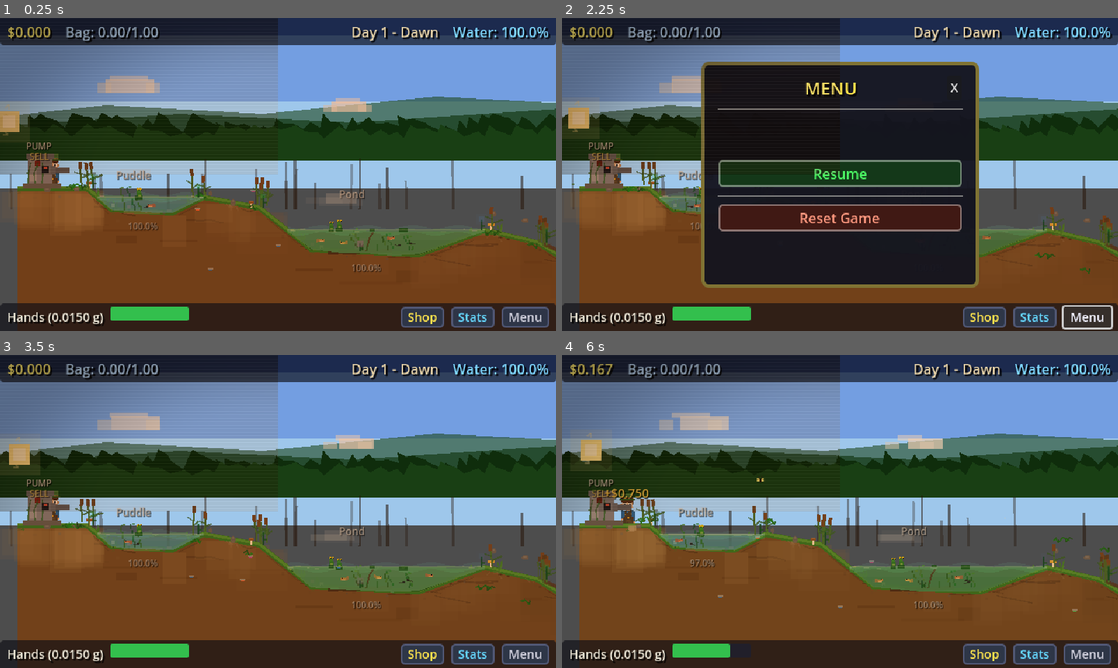
Above: before the commit, frames 1-4 (two rows, left to right).
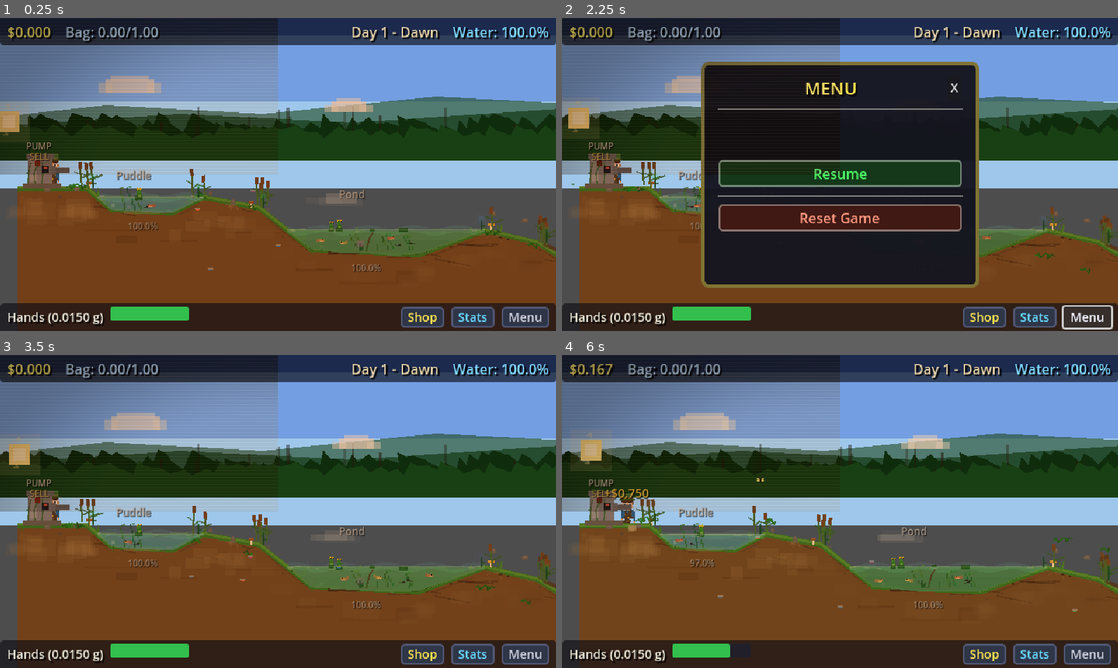
Above: after the commit, the same moments.

Repository: mattmascolo/DrainTheSwamp
Game: Godot game, scene res://scenes/main.tscn
Same seed, same stepped clock (60 frames per second), same inputs: the game is played once before the commit and once after it.
Inputs:
- Up to frame 1 (0.25 s): no input
- Up to frame 2 (2.25 s): click "Shop" at 0.5 s; click "Stats" at 1.25 s; click "Menu" at 2 s
- Up to frame 3 (3.5 s): click "Resume" at 2.75 s
- Up to frame 4 (6 s): tap Enter at 3.5 s; hold D (move_right) 3.53-4.25 s; tap Space (scoop) at 3.6, 5.1, 5.85 s; click "X" at 4.25 s; hold D (move_right) 5.03-5.78 s; hold A (move_left) from 5.78 s (still down)

The runs differ from the first frame. In frame 1, 1.2% of the frame differs, in the area x 1-95%, y 18-73%; in frame 2, 0.6%; in frame 3, 1.4%; in frame 4, 1.6%.
Error before the commit: Invalid call. Nonexistent function 'get_carrying_capacity' in base 'Node (game_manager.gd)'. (res://scripts/player/player.gd:185)
Error after the commit: Invalid call. Nonexistent function 'get_carrying_capacity' in base 'Node (game_manager.gd)'. (res://scripts/player/player.gd:193)

Commit message:
Fix cloud drift bug causing ghost block in top-left sky, misc visual fixes
Cloud parts (puffs, highlight) used absolute world coords and only the
main body drifted, leaving orphaned semi-transparent blocks in the sky.
Restructured clouds to use local offsets under a moving parent group.
Also fixes tree trunks onto parallax layer, splits pants for walking
animation, and pushes terrain zone patches deeper below surface.

Co-Authored-By: Claude Opus 4.6 <noreply@anthropic.com>

Diff:
--- a/scenes/player/player.tscn
+++ b/scenes/player/player.tscn
@@ -59,19 +59,19 @@
 offset_bottom = -5.0
 color = Color(0.38, 0.28, 0.16, 1)
 
-[node name="Pants" type="ColorRect" parent="Visual"]
+[node name="PantsLeft" type="ColorRect" parent="Visual"]
 offset_left = -6.0
 offset_top = -14.0
-offset_right = 6.0
+offset_right = -1.0
 offset_bottom = -8.0
 color = Color(0.3, 0.25, 0.18, 1)
 
-[node name="PantsSeam" type="ColorRect" parent="Visual"]
-offset_left = -0.5
+[node name="PantsRight" type="ColorRect" parent="Visual"]
+offset_left = 1.0
 offset_top = -14.0
-offset_right = 0.5
+offset_right = 6.0
 offset_bottom = -8.0
-color = Color(0.25, 0.2, 0.14, 1)
+color = Color(0.28, 0.23, 0.16, 1)
 
 [node name="Belt" type="ColorRect" parent="Visual"]
 offset_left = -6.0
--- a/scripts/game_world.gd
+++ b/scripts/game_world.gd
@@ -37,7 +37,7 @@
 var water_walls: Array = []
 var swamp_labels: Array[Label] = []
 var swamp_percent_labels: Array[Label] = []
-var clouds: Array[ColorRect] = []
+var clouds: Array[Node2D] = []
 var cattails: Array[Node2D] = []
 var stars: Array[ColorRect] = []
 var fireflies: Array[Dictionary] = []
@@ -336,37 +336,37 @@
 	for cd in cloud_data:
 		var cloud_group := Node2D.new()
 		cloud_group.z_index = -8
+		cloud_group.position = Vector2(cd["x"], cd["y"])
 		add_child(cloud_group)
 
-		# Main cloud body
+		# Main cloud body (local coords relative to group)
 		var main := ColorRect.new()
-		main.position = Vector2(cd["x"], cd["y"])
 		main.size = Vector2(cd["w"], cd["h"])
 		main.color = Color(0.92, 0.94, 0.98, 0.7)
 		cloud_group.add_child(main)
 
 		# Cloud puff left
 		var puff_l := ColorRect.new()
-		puff_l.position = Vector2(cd["x"] - 8, cd["y"] + 4)
+		puff_l.position = Vector2(-8, 4)
 		puff_l.size = Vector2(16, cd["h"] - 4)
 		puff_l.color = Color(0.88, 0.92, 0.96, 0.5)
 		cloud_group.add_child(puff_l)
 
 		# Cloud puff right
 		var puff_r := ColorRect.new()
-		puff_r.position = Vector2(cd["x"] + cd["w"] - 8, cd["y"] + 4)
+		puff_r.position = Vector2(cd["w"] - 8, 4)
 		puff_r.size = Vector2(16, cd["h"] - 4)
 		puff_r.color = Color(0.88, 0.92, 0.96, 0.5)
 		cloud_group.add_child(puff_r)
 
 		# Cloud highlight top
 		var highlight := ColorRect.new()
-		highlight.position = Vector2(cd["x"] + 6, cd["y"] - 4)
+		highlight.position = Vector2(6, -4)
 		highlight.size = Vector2(cd["w"] - 12, 6)
 		highlight.color = Color(0.96, 0.97, 1.0, 0.5)
 		cloud_group.add_child(highlight)
 
-		clouds.append(main)
+		clouds.append(cloud_group)
 
 func _build_distant_hills() -> void:
 	# Far hills silhouette
@@ -677,8 +677,8 @@
 	return 4
 
 func _build_terrain_zones() -> void:
-	# Instead of hard-edged zone polygons, scatter many small tinted patches
-	# that get denser near zone centers, creating a smooth gradient across the world.
+	# Zone tinting via small patches buried well below terrain surface
+	# to avoid peeking above slopes into the sky
 	var zone_centers: Array[float] = [135.0, 400.0, 755.0, 1130.0, 1575.0]
 	var zone_radii: Array[float] = [180.0, 200.0, 220.0, 250.0, 280.0]
 
@@ -686,23 +686,22 @@
 		var center_x: float = zone_centers[zi]
 		var radius: float = zone_radii[zi]
 		var col: Color = ZONE_TINT_COLORS[zi]
-		# Scatter tinted patches across the zone's influence area
-		var patch_count: int = 18
-		for _j in range(patch_count):
+		# Scatter small tinted patches well below terrain surface
+		for _j in range(25):
 			var px: float = center_x + randf_range(-radius, radius)
 			px = clampf(px, 0.0, 1920.0)
 			var py: float = _get_terrain_y_at(px)
 			if py < 0:
 				continue
-			# Fade alpha based on distance from zone center
 			var dist_frac: float = absf(px - center_x) / radius
 			var alpha: float = col.a * (1.0 - dist_frac * dist_frac)
 			if alpha < 0.02:
 				continue
 			var patch := ColorRect.new()
-			var pw: float = randf_range(24, 60)
-			var ph: float = randf_range(20, 50)
-			patch.position = Vector2(px - pw * 0.5, py + randf_range(0, 6))
+			var pw: float = randf_range(12, 30)
+			var ph: float = randf_range(8, 20)
+			# Push patches well below surface so they never peek above on slopes
+			patch.position = Vector2(px - pw * 0.5, py + randf_range(10, 25))
 			patch.size = Vector2(pw, ph)
 			patch.color = Color(col.r, col.g, col.b, alpha)
 			patch.z_index = 0
@@ -966,7 +965,7 @@
 		trunk.add_point(Vector2(tx, top_y))
 		trunk.add_point(Vector2(tx + randf_range(-1, 1), 160))
 		trunk.z_index = -5
-		add_child(trunk)
+		treeline_layer.add_child(trunk)
 
 # --- Lily Pads ---
 func _build_lily_pads() -> void:
@@ -3540,11 +3539,6 @@
 		clouds[ci].position.x += delta * (3.0 + ci * 0.5)
 		if clouds[ci].position.x > 1960:
 			clouds[ci].position.x = -80
-			# Also move parent cloud group's other children
-			var parent_node: Node2D = clouds[ci].get_parent()
-			for child in parent_node.get_children():
-				if child != clouds[ci]:
-					child.position.x -= 2040
 
 	# Stars: visible at night, twinkle
 	var star_alpha: float = 0.0
--- a/scripts/player/player.gd
+++ b/scripts/player/player.gd
@@ -36,6 +36,8 @@
 @onready var boot_sole_right: ColorRect = $Visual/BootSoleRight
 @onready var boot_lace_left: ColorRect = $Visual/BootLaceLeft
 @onready var boot_lace_right: ColorRect = $Visual/BootLaceRight
+@onready var pants_left: ColorRect = $Visual/PantsLeft
+@onready var pants_right: ColorRect = $Visual/PantsRight
 @onready var arm_right: ColorRect = $Visual/ArmRight
 @onready var hand_right: ColorRect = $Visual/HandRight
 @onready var arm_left: ColorRect = $Visual/ArmLeft
@@ -112,6 +114,10 @@
 		boot_lace_left.position.x = leg_x
 		boot_lace_right.position.y = -6.0 - leg_y
 		boot_lace_right.position.x = -leg_x
+		pants_left.position.y = -14.0 + leg_y * 0.5
+		pants_left.position.x = leg_x * 0.5
+		pants_right.position.y = -14.0 - leg_y * 0.5
+		pants_right.position.x = -leg_x * 0.5
 
 		# Both arms swing (opposite to their respective legs)
 		var arm_left_offset: float = sin(walk_time) * 2.5
@@ -145,6 +151,8 @@
 		boot_sole_right.position = Vector2(0.0, -2.0)
 		boot_lace_left.position = Vector2(0.0, -6.0)
 		boot_lace_right.position = Vector2(0.0, -6.0)
+		pants_left.position = Vector2(0.0, -14.0)
+		pants_right.position = Vector2(0.0, -14.0)
 		arm_left.position.y = -24.0
 		hand_left.position.y = -13.0
 		arm_right.position.y = -24.0
